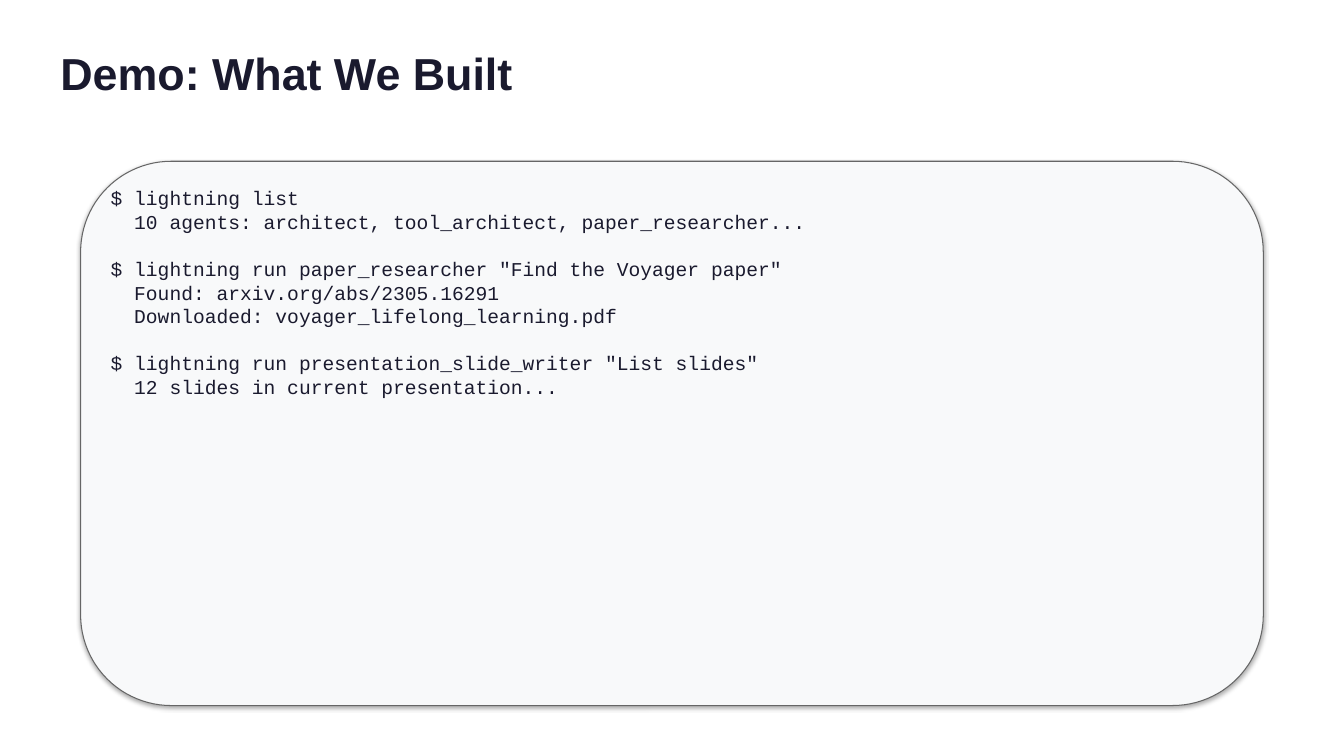
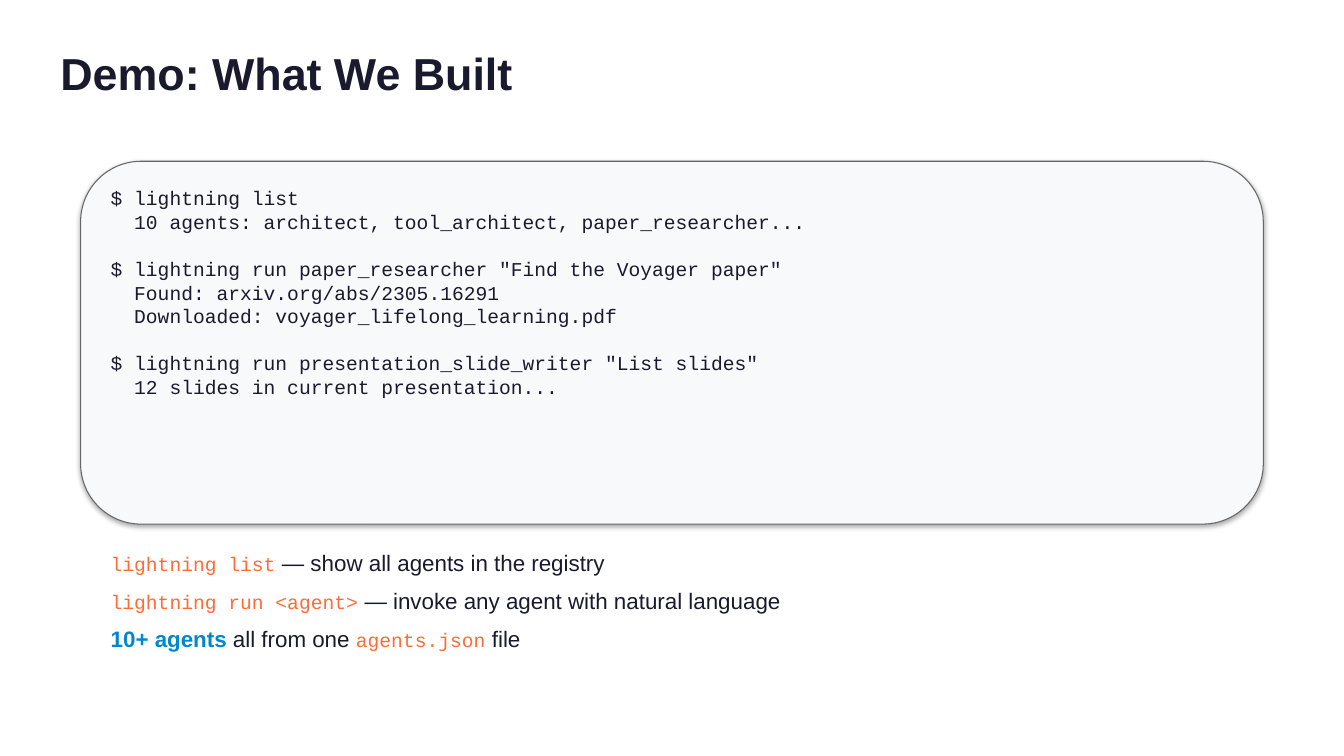
Before and after one commit to RPirruccio/lightning-agents, a slide deck: slide 11 of presentation/output/lightning-agents.pptx. Drawn at 1344x756 pixels with LibreOffice and Linux fonts; fonts in the diff are those of the drawing. Boxes give left, top, right and bottom in pixels: in the first picture for what was removed or moved away, otherwise in the second. Text is boxed around its words. In the diff, an @@ line names an element or a change of style, - is before the commit and + after.

```diff
--- a/presentation/output/lightning-agents.pptx
+++ b/presentation/output/lightning-agents.pptx
@@ rounded rectangle: place and size @@
-rounded rectangle at <box>81,161,1263,706</box>
+rounded rectangle at <box>81,161,1263,524</box>
@@ text added at <box>111,554,780,652</box>, 16 pt, text #1A1A2E @@
+lightning list — show all agents in the registry
+lightning run <agent> — invoke any agent with natural language
+10+ agents all from one agents.json file
```
Also in this commit, not shown: 11 other slides changed, 6 other files.
